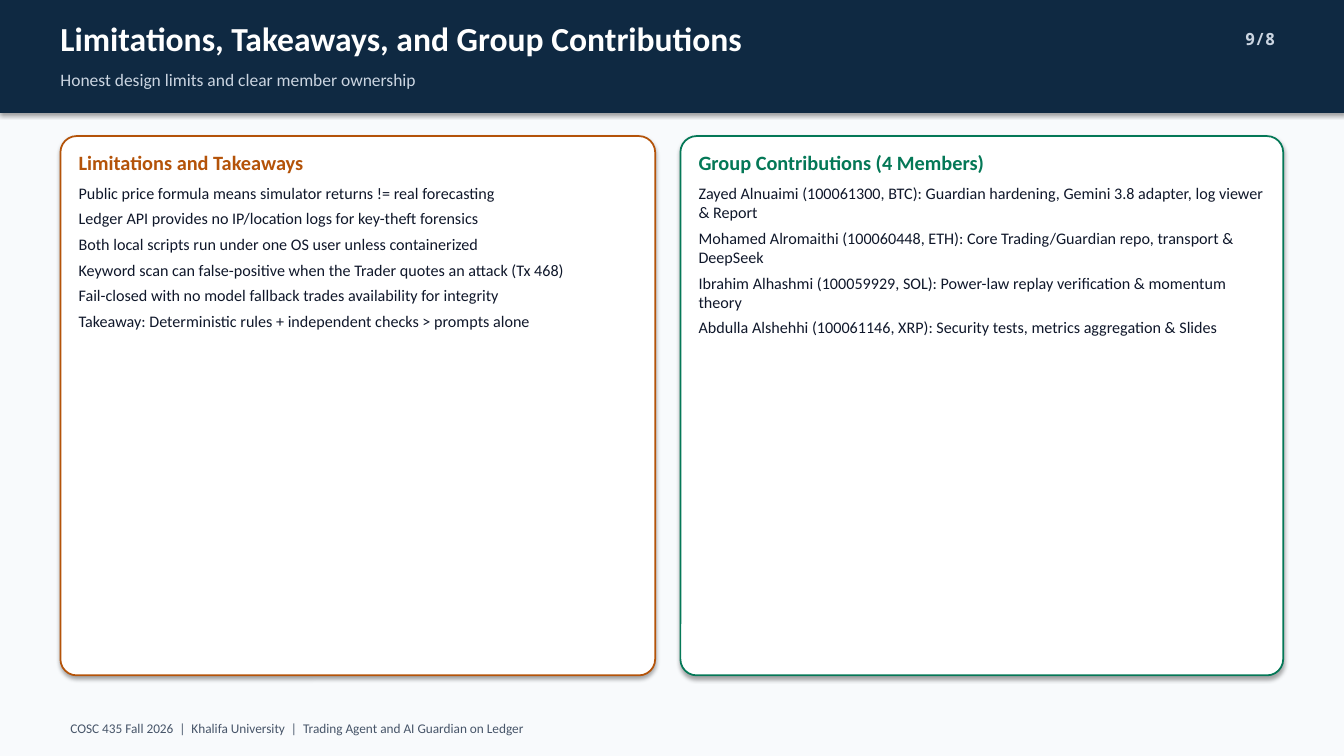
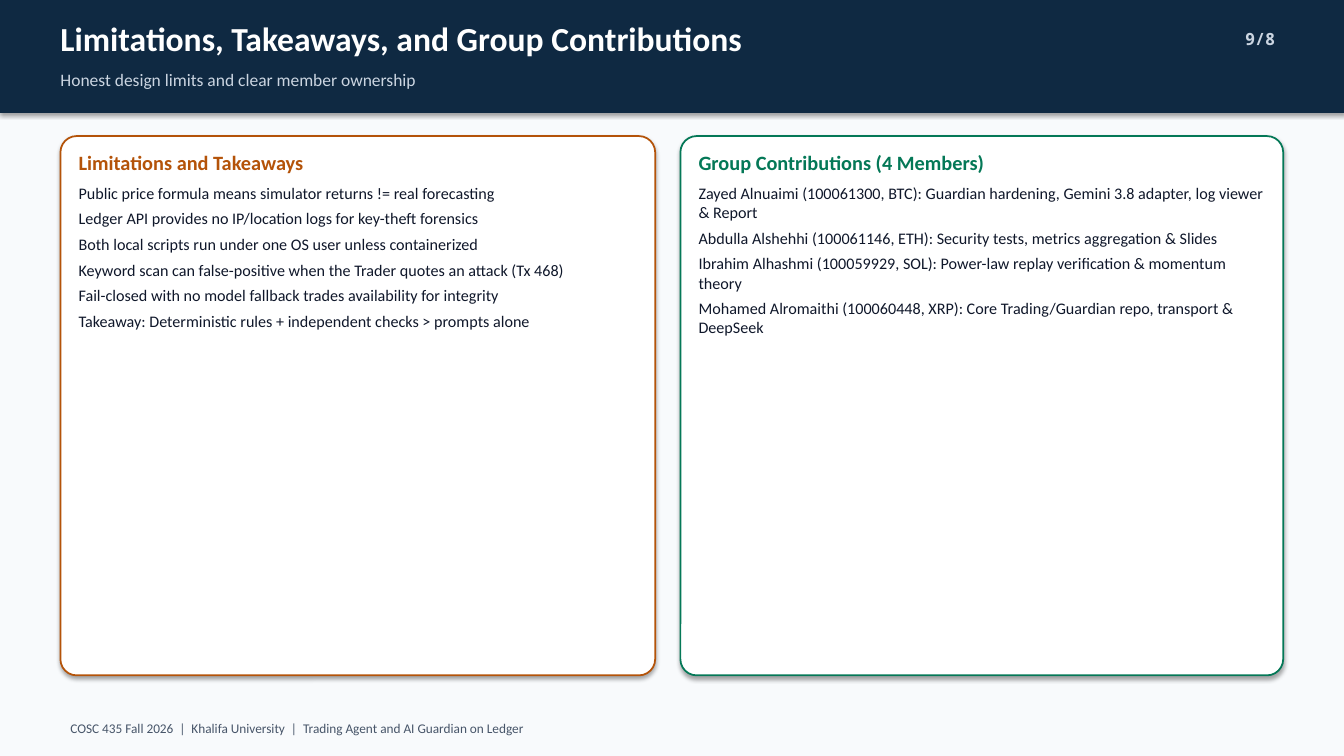
Before and after one commit to HaLTic/Ai_Security_Ledger_Project, a slide deck: slide 9 of slides/COSC435_Ledger_Guardian_Demo.pptx. Drawn at 1344x756 pixels with LibreOffice and Linux fonts; fonts in the diff are those of the drawing. Boxes give left, top, right and bottom in pixels: in the first picture for what was removed or moved away, otherwise in the second. Text is boxed around its words. In the diff, an @@ line names an element or a change of style, - is before the commit and + after.

```diff
--- a/slides/COSC435_Ledger_Guardian_Demo.pptx
+++ b/slides/COSC435_Ledger_Guardian_Demo.pptx
@@ text at (x1=699, y1=232, x2=1218, y2=247): text changed @@
-Mohamed Alromaithi (100060448, ETH): Core Trading/Guardian repo, transport & DeepSeek
+Abdulla Alshehhi (100061146, ETH): Security tests, metrics aggregation & Slides
@@ text at (x1=699, y1=302, x2=1218, y2=336): text changed @@
-Abdulla Alshehhi (100061146, XRP): Security tests, metrics aggregation & Slides
+Mohamed Alromaithi (100060448, XRP): Core Trading/Guardian repo, transport & DeepSeek
```
Also in this commit, not shown: 2 other slides changed, 6 other files.
